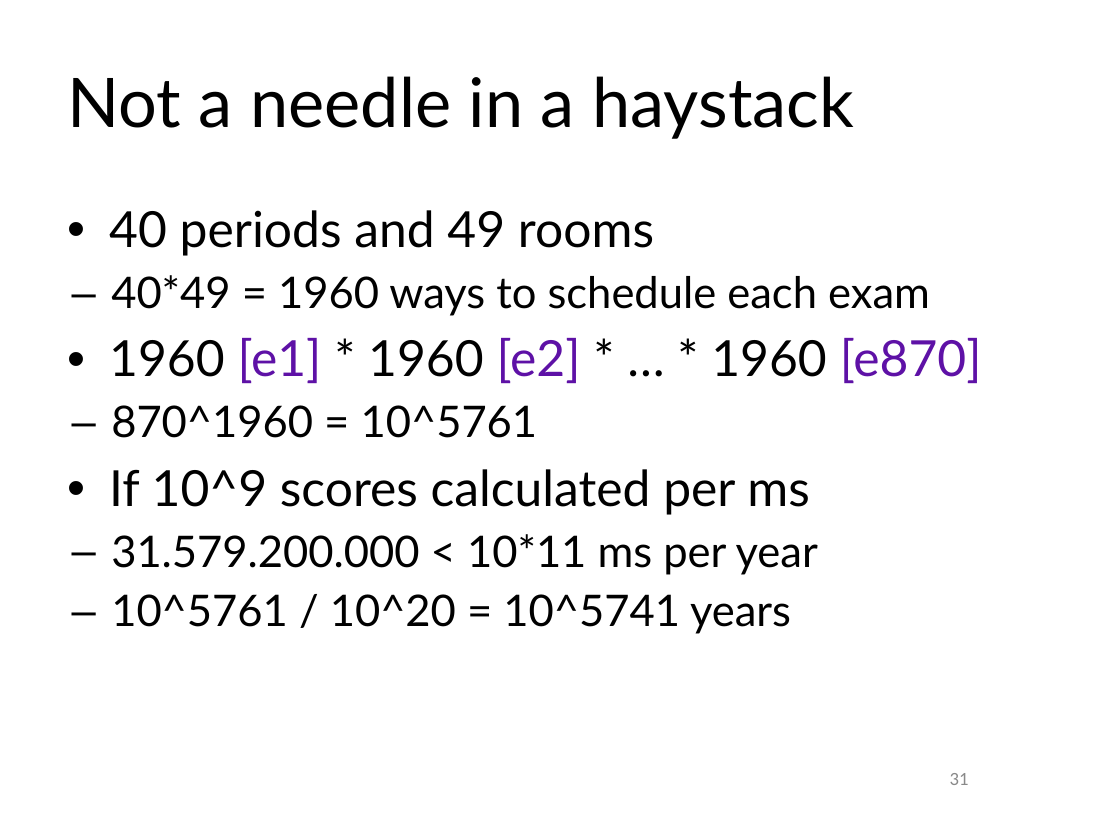
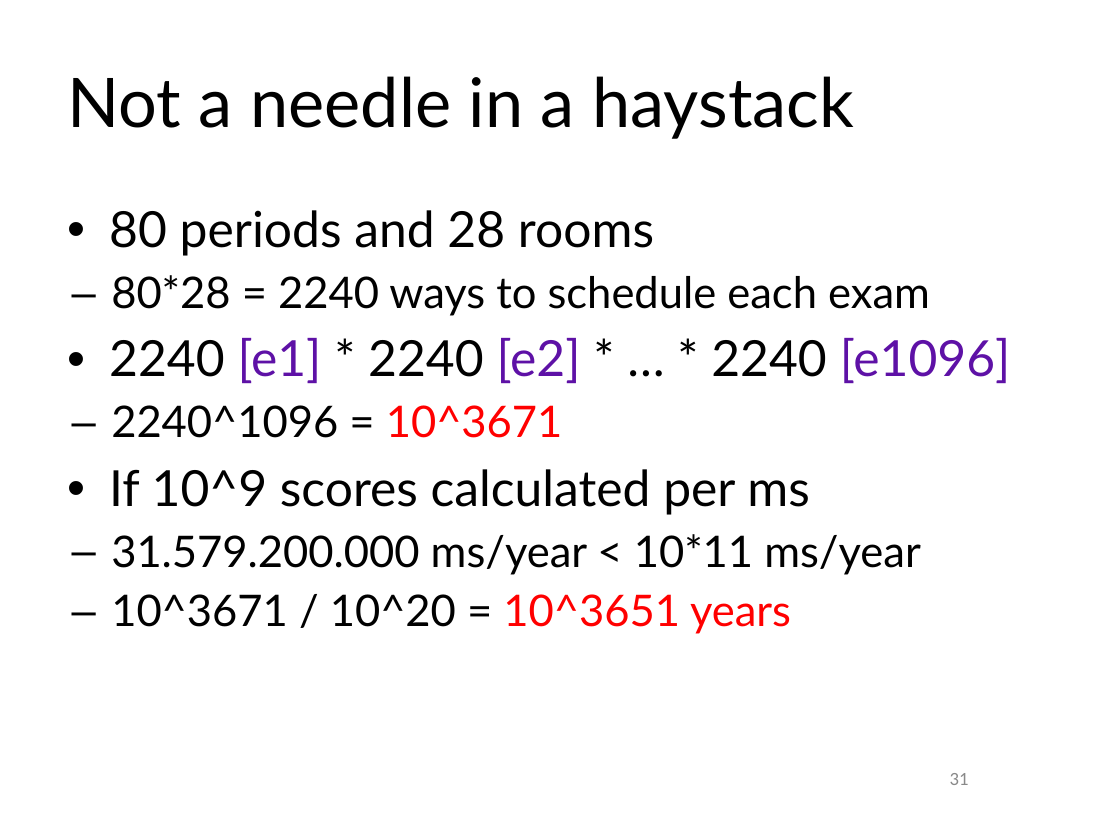
Before and after one commit to apache/incubator-kie-optaplanner, a slide deck: slide 31 of drools-solver/src/presentations/Devoxx_2009_Examination_timetabling_with_Drools_Solver.odp. Drawn at 1120x840 pixels with LibreOffice and Linux fonts; fonts in the diff are those of the drawing; background and template pictures are left out. Boxes give left, top, right and bottom in pixels: in the first picture for what was removed or moved away, otherwise in the second. Text is boxed around its words. In the diff, an @@ line names an element or a change of style, - is before the commit and + after.

Commit message:
fix calculation error and switch to exam set 7 instead of 2

```diff
--- a/drools-solver/src/presentations/Devoxx_2009_Examination_timetabling_with_Drools_Solver.odp
+++ b/drools-solver/src/presentations/Devoxx_2009_Examination_timetabling_with_Drools_Solver.odp
@@ text at box(109, 210, 1011, 438): text changed @@
-• 40 periods and 49 rooms
-  – 40*49 = 1960 ways to schedule each exam
-• 1960 [e1] * 1960 [e2] * … * 1960 [e870]
-  – 870^1960 = 10^5761
+• 80 periods and 28 rooms
+  – 80*28 = 2240 ways to schedule each exam
+• 2240 [e1] * 2240 [e2] * … * 2240 [e1096]
+  – 2240^1096 = 10^3671
@@ text at box(111, 534, 921, 634): text changed @@
-  – 31.579.200.000 < 10*11 ms per year
-  – 10^5761 / 10^20 = 10^5741 years
+  – 31.579.200.000 ms/year < 10*11 ms/year
+  – 10^3671 / 10^20 = 10^3651 years
```
Also in this commit, not shown: 5 other slides changed.
